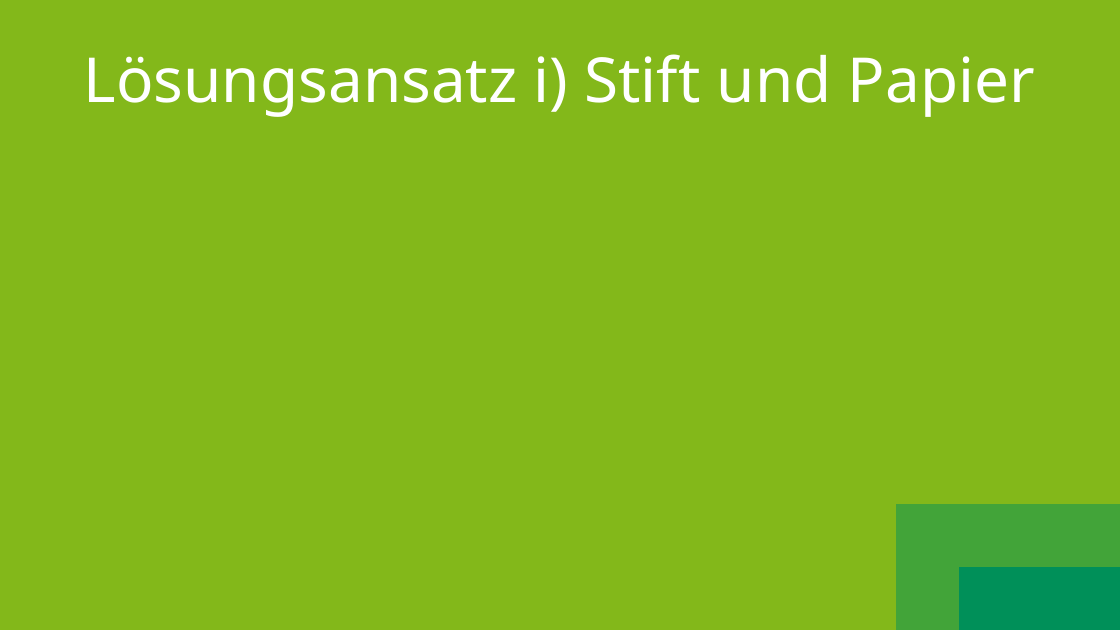
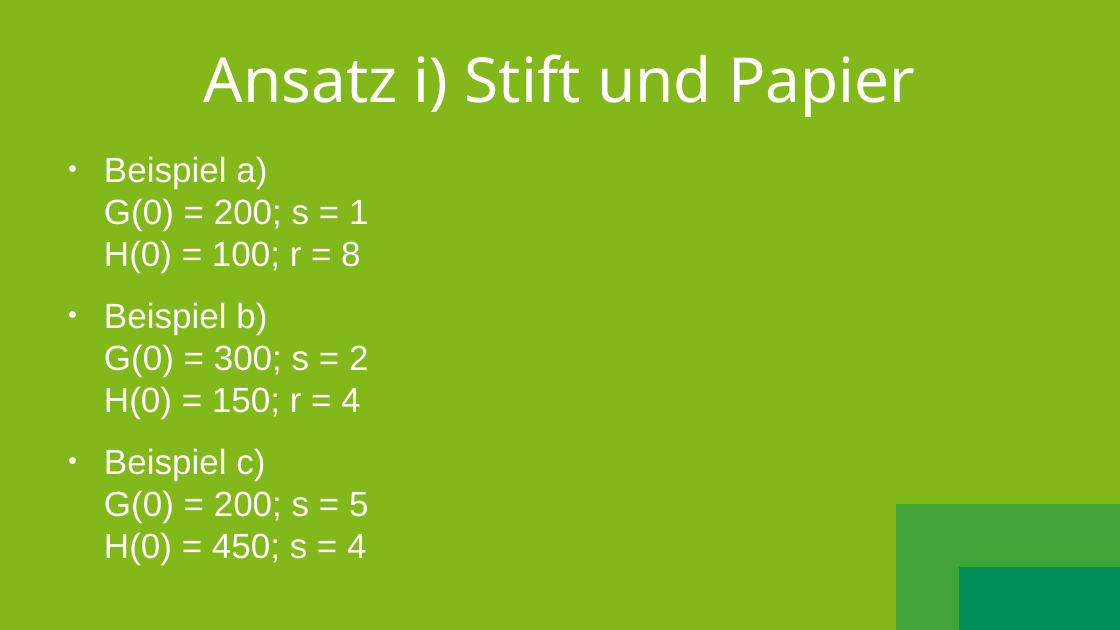
Before and after one commit to SootDan/LanchesterModell, a slide deck: slide 6 of Prasentation.odp. Drawn at 1120x630 pixels with LibreOffice and Linux fonts; fonts in the diff are those of the drawing. Boxes give left, top, right and bottom in pixels: in the first picture for what was removed or moved away, otherwise in the second. Text is boxed around its words. In the diff, an @@ line names an element or a change of style, - is before the commit and + after.

```diff
--- a/Prasentation.odp
+++ b/Prasentation.odp
@@ title at [204, 54, 915, 117]: text changed @@
-Lösungsansatz i) Stift und Papier
+Ansatz i) Stift und Papier
@@ text added at [104, 156, 368, 565], 24.8 pt, text #FFFFFF @@
+● Beispiel a)
+  G(0) = 200; s = 1
+  H(0) = 100; r = 8
+● Beispiel b)
+  G(0) = 300; s = 2
+  H(0) = 150; r = 4
+● Beispiel c)
+  G(0) = 200; s = 5
+  H(0) = 450; s = 4
```
Also in this commit, not shown: 1 other slide changed, 3 slides added, 6 other files.
